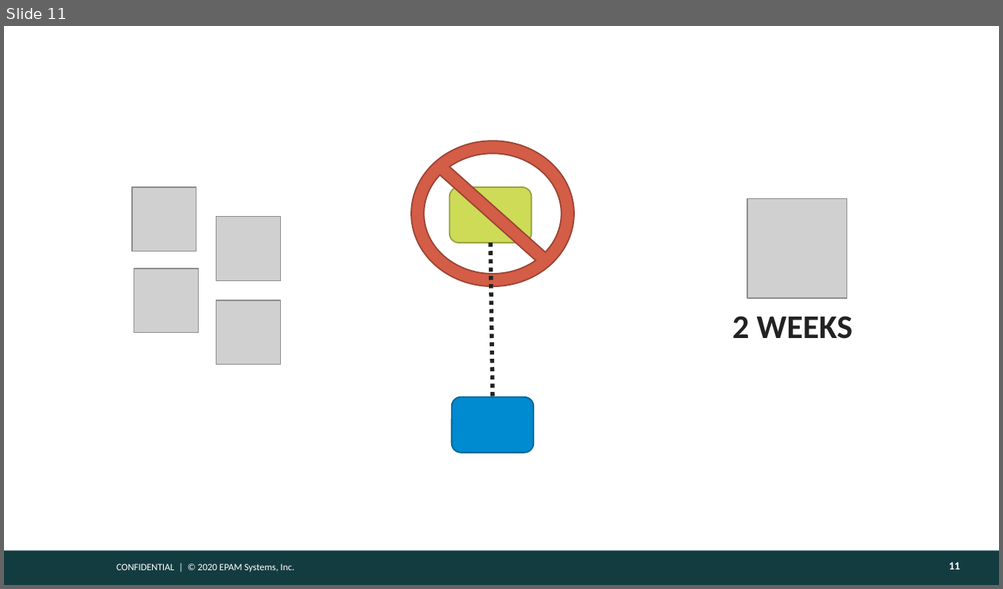
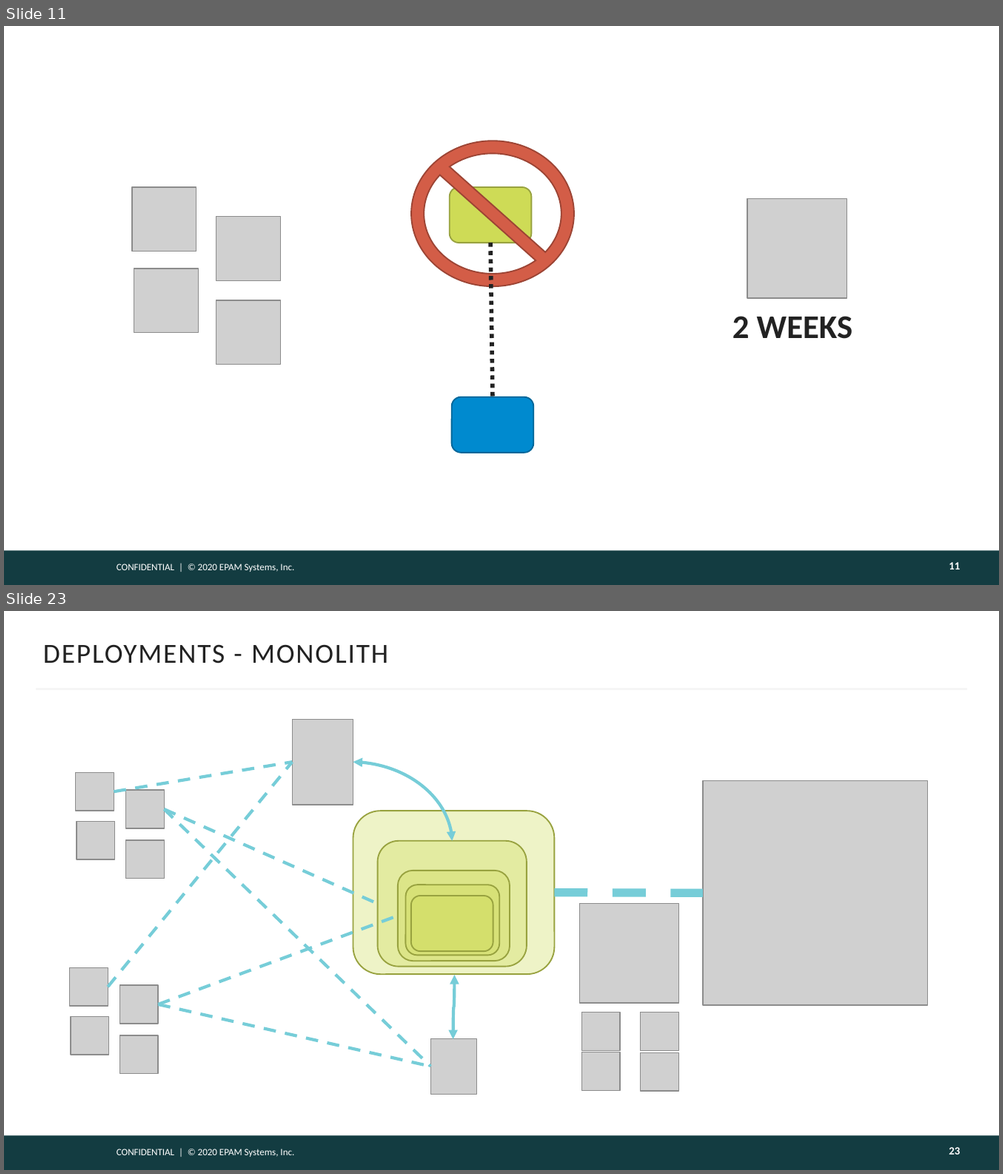
Before and after one commit to gitaroktato/introduction-to-microservices, a slide deck: lecture_2_monolith_vs_microservices.pptx. Shown one above the other, each under a label of ours: slide 11 before the commit, slides 11 and 23 after it; the slides between them are not shown. The pictures are 1003x589 and 1003x1174 pixels, drawn with LibreOffice and Linux fonts; fonts in the diff are those of the drawing; grey boxes stand for pictures; background and template pictures are left out. Boxes give left, top, right and bottom in pixels: in the first picture for what was removed or moved away, otherwise in the second. Text is boxed around its words. In the diff, an @@ line names an element or a change of style, - is before the commit and + after.

```diff
--- a/lecture_2_monolith_vs_microservices.pptx
+++ b/lecture_2_monolith_vs_microservices.pptx
@@ slide 23 added at [4,611,999,1170], background #FFFFFF; not listed: 2 template elements that a slide beside it also shows @@
@@ title added at [43,644,388,664], 20 pt, text #222222 @@
+DEPLOYMENTS - MONOLITH
@@ line added from (36, 689) to (967, 689), #F5F5F5 1.5 pt @@
@@ picture added at [293,719,353,805] @@
@@ line added from (108, 987) to (293, 762), #76CDD8 2.25 pt dashed @@
@@ line added from (114, 792) to (293, 762), #76CDD8 2.25 pt dashed @@
@@ curved double arrow added from (353, 762) to (452, 840), #76CDD8 2.25 pt @@
@@ picture added at [702,781,927,1006] @@
@@ line added from (164, 809) to (377, 903), #76CDD8 2.25 pt dashed @@
@@ line added from (164, 809) to (431, 1067), #76CDD8 2.25 pt dashed @@
@@ group added at [76,772,164,880]: 4 pictures @@
@@ line added from (554, 892) to (702, 894), #76CDD8 6 pt dashed @@
@@ line added from (158, 1005) to (398, 917), #76CDD8 2.25 pt dashed @@
@@ picture added at [579,903,678,1003] @@
@@ group added at [353,811,554,1094]: 5 rounded rectangles, 1 picture, 1 curved double arrow @@
@@ line added from (158, 1005) to (431, 1067), #76CDD8 2.25 pt dashed @@
@@ picture added at [582,1013,620,1051] @@
@@ picture added at [640,1013,680,1051] @@
@@ group added at [70,968,158,1074]: 4 pictures @@
@@ picture added at [582,1053,620,1091] @@
@@ picture added at [640,1053,680,1091] @@
@@ page number added at [948,1147,959,1155], 8 pt, text #FEFEFE, bold @@
+23
```
Also in this commit, not shown: 20 other slides added, 1 other file.
